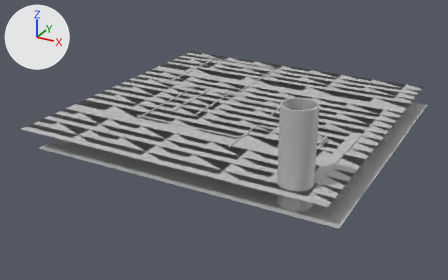
The FBX model FIT3145_Assignment1/Assets/Resources/Models/FirstLevel.fbx, before and after one commit.
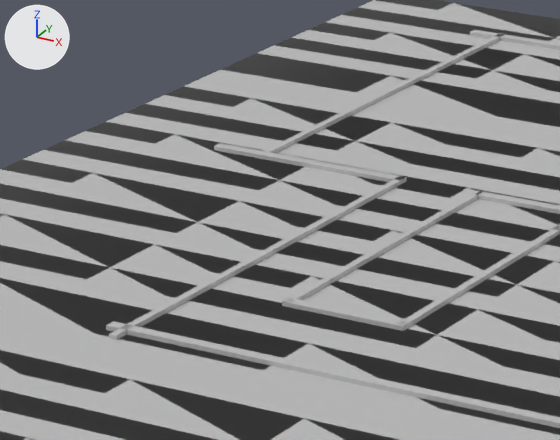
Old and new are each drawn whole from a 50 mm lens placed at (0.455, -1.161, 0.697), pointed at (-0.342, 0.289, -0.028) and again close up on the part from 26% to 50% of the width and 19% to 49% of the height. Lighting does not change. The marker at upper left points along +X, +Y and +Z. Where no turn or scale is listed for an object, it has been applied to the vertices.

The first close-up shows 'Roof', 'Wall12', 'Wall13', 'Wall15', 'Wall16', 'Wall17', 'Wall18', 'Wall19', 'Wall21', 'Wall9'.
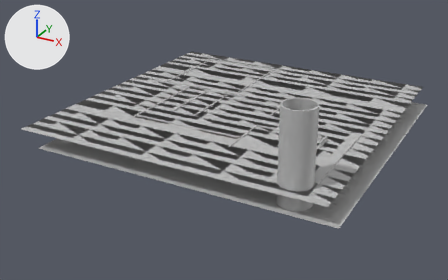
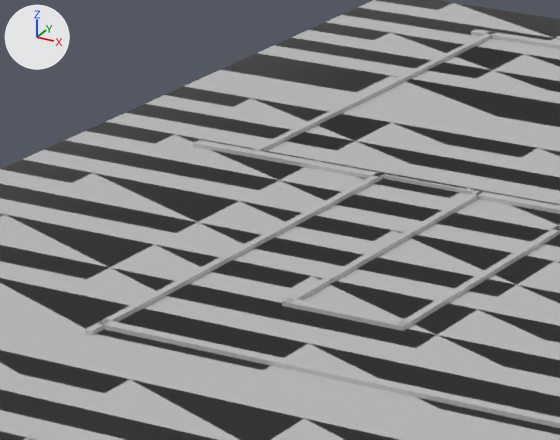
The change in detail:
Mesh me_mesh_117 is new.
It has 126 vertices, 126 faces and spans x -0.0461..0.0461, y -0.0017..0.0017, z -0.0272..0.0298.
Faces by material slot: [70, 56].
It uses material mat_lambert1 (grey #bcbcbc).
It uses material mat_lambert2 (grey #bcbcbc).
Object 'Wall15' (ob_wall15) moves from (-0.5406, 0.3006, 0.0245) to (-0.556, 0.3, 0.0245).
Object 'Wall18' (ob_wall18) moves from (-0.6075, 0.4486, 0.0245) to (-0.623, 0.4479, 0.0245).
Object 'Wall19' (ob_wall19) moves from (-0.6417, 0.6015, 0.0245) to (-0.6497, 0.6015, 0.0245).
Object 'Wall21' (ob_wall21) moves from (-0.5193, 0.7482, 0.0245) to (-0.5193, 0.75, 0.0245).
Object 'pCylinder6' (ob_pcylinder6) is new; it shows me_mesh_117.
Its location is (-0.5207, 0.4504, 0.023).

Changed parts and their boxes [x1, y1, x2, y2] in the close-ups (560 x 440 px):
'Wall15', moved: before [109, 176, 407, 340]; after [85, 173, 384, 335]
'Wall19', moved: before [262, 33, 503, 153]; after [252, 32, 496, 152]
'Wall18', moved: before [214, 143, 406, 182]; after [193, 140, 384, 179]
'Wall21', moved: before [470, 30, 560, 50]; after [471, 29, 560, 49]
'pCylinder6', added: after [383, 174, 475, 194]
